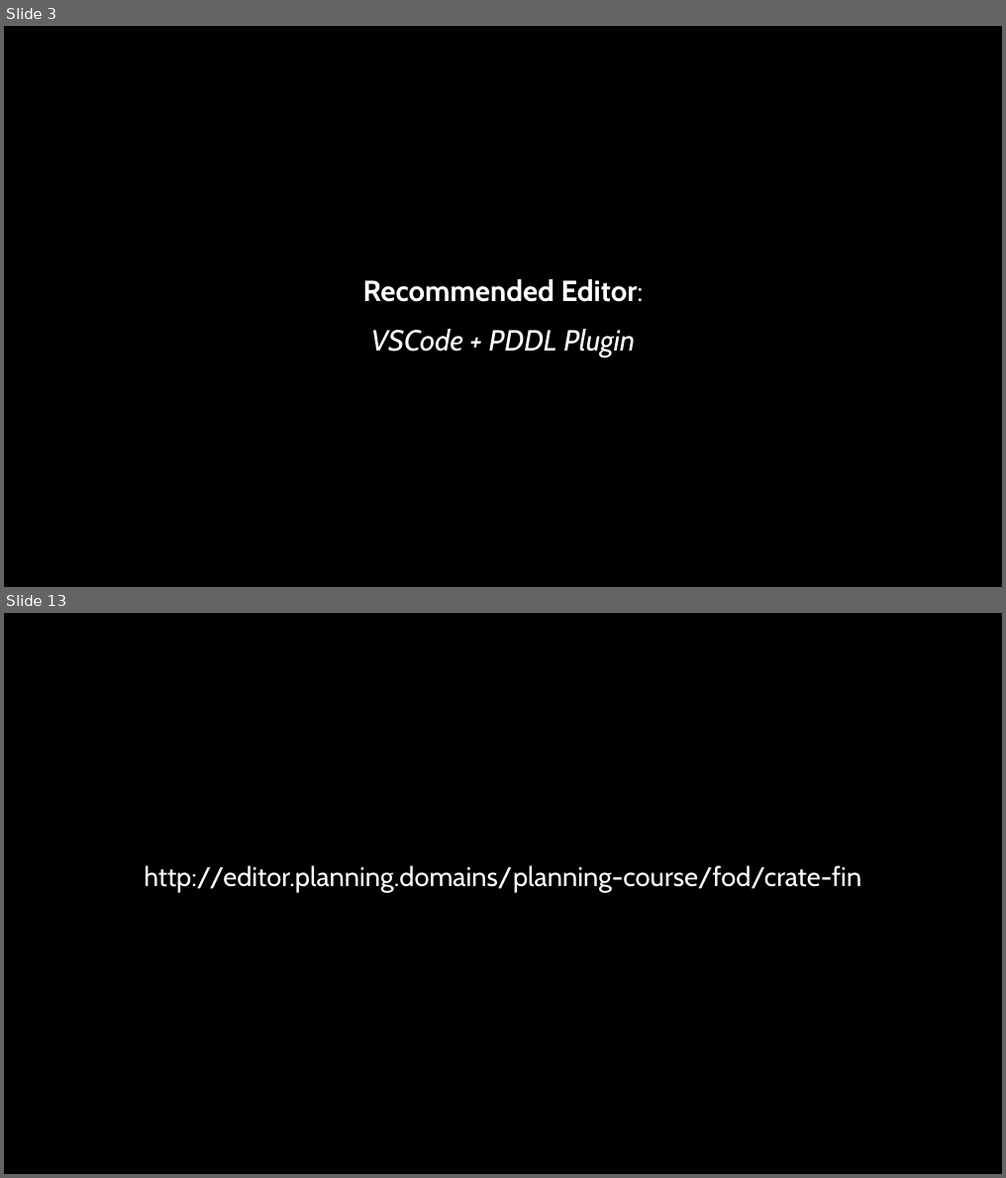
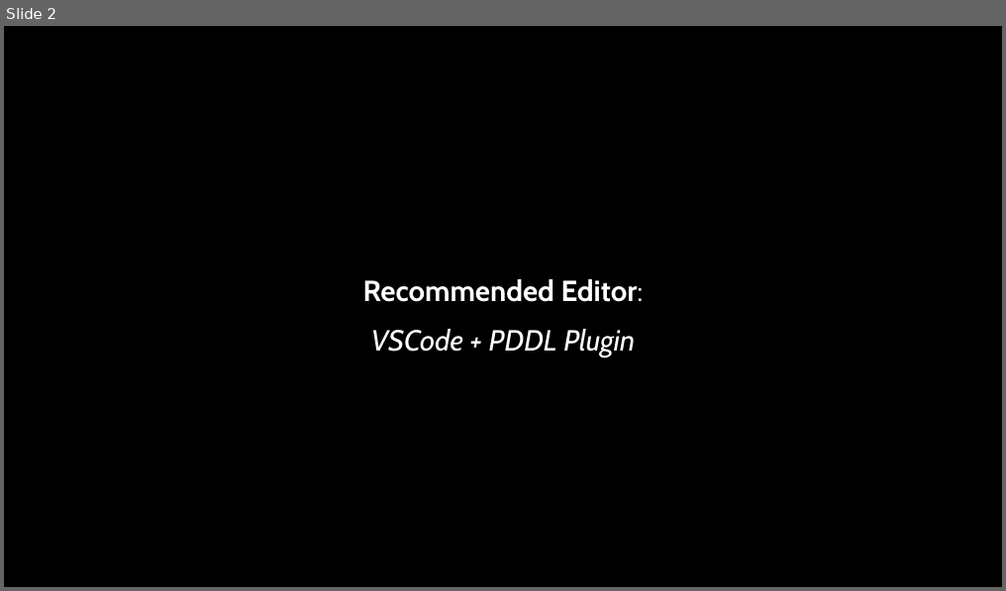
Before and after one commit to AI-Planning/modeling-in-pddl, a slide deck: exercises/cisc-813/adl/slides.pptx. Shown one above the other, each under a label of ours: slides 3 and 13 before the commit, slide 2 after it; the slides between them are not shown. The pictures are 1006x1178 and 1006x591 pixels, drawn with LibreOffice and Linux fonts; fonts in the diff are those of the drawing. Boxes give left, top, right and bottom in pixels: in the first picture for what was removed or moved away, otherwise in the second. Text is boxed around its words. In the diff, an @@ line names an element or a change of style, - is before the commit and + after.

```diff
--- a/exercises/cisc-813/adl/slides.pptx
+++ b/exercises/cisc-813/adl/slides.pptx
@@ slide 13 removed at <box>4,613,1002,1174</box>, background #000000 @@
@@ text removed at <box>144,865,861,893</box> @@
-http://editor.planning.domains/planning-course/fod/crate-fin
@@ what was slide 3 is now slide 2 @@
```
Also in this commit, not shown: 2 slides changed, 3 slides added, 16 other slides removed, 2 other files.
